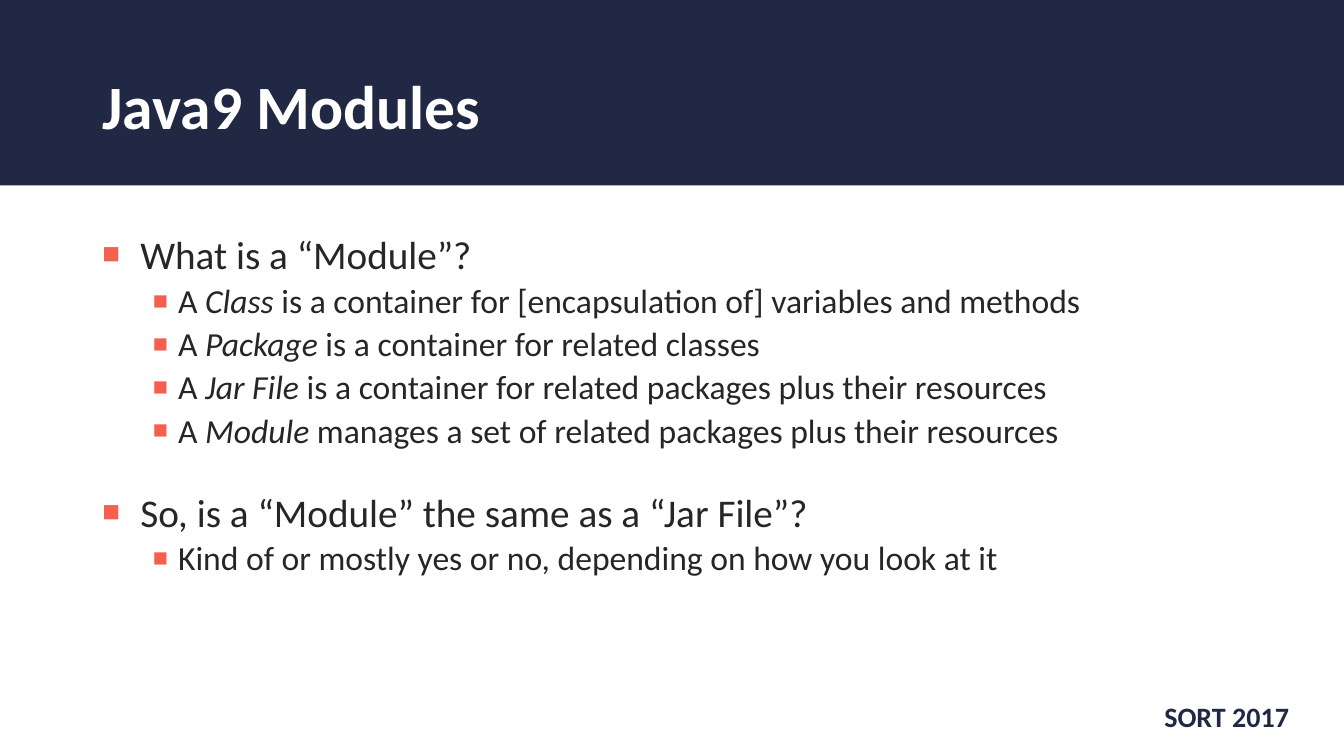
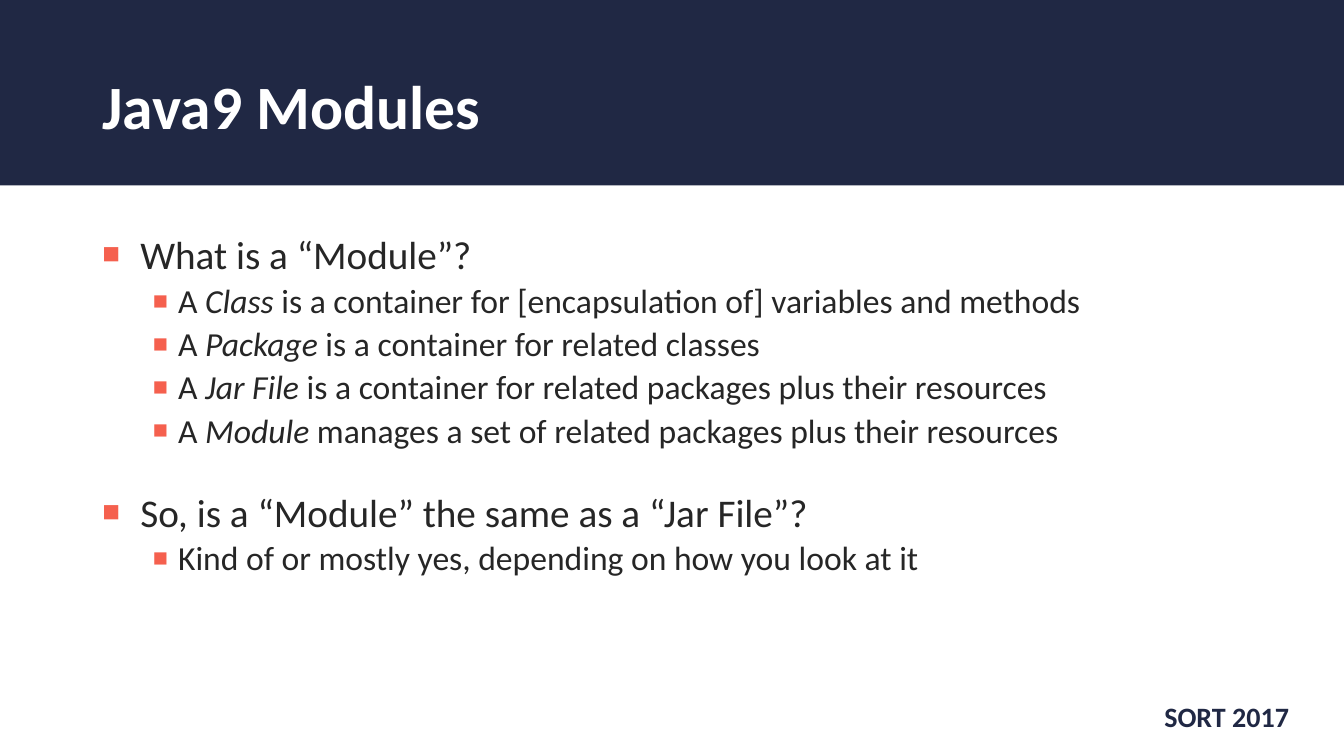
Before and after one commit to wjohnson000/java9-sort, a slide deck: slide 7 of sort-2017-java9.pptx. Drawn at 1344x756 pixels with LibreOffice and Linux fonts; fonts in the diff are those of the drawing; background and template pictures are left out. Boxes give left, top, right and bottom in pixels: in the first picture for what was removed or moved away, otherwise in the second. Text is boxed around its words. In the diff, an @@ line names an element or a change of style, - is before the commit and + after.

```diff
--- a/sort-2017-java9.pptx
+++ b/sort-2017-java9.pptx
@@ text at <box>178,546,918,576</box>: text changed @@
-  ■ Kind of or mostly yes or no, depending on how you look at it
+  ■ Kind of or mostly yes, depending on how you look at it
```
Also in this commit, not shown: 11 other slides changed, 2 slides added, 9 other files.
